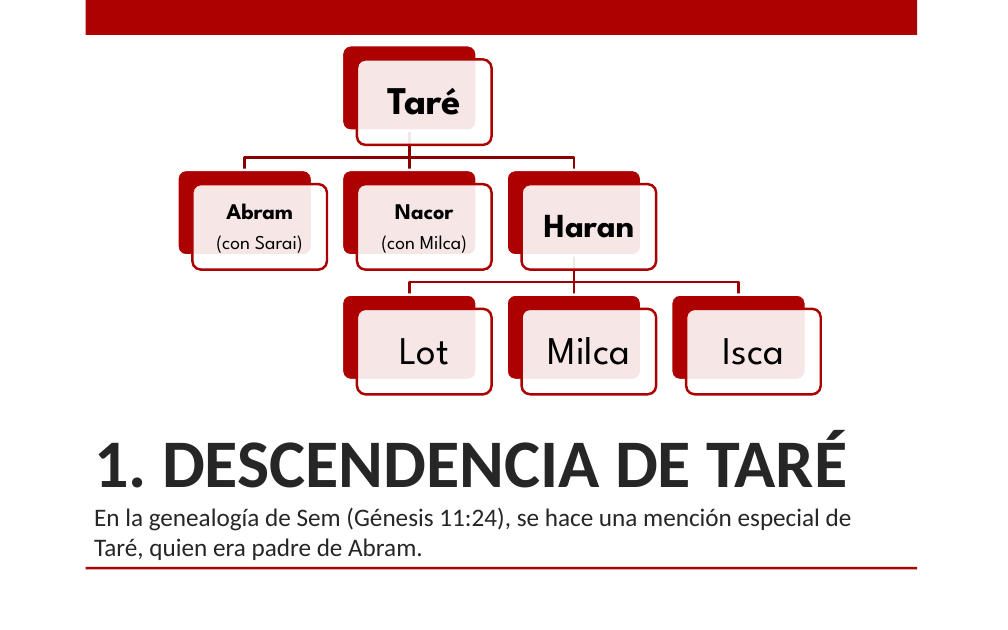
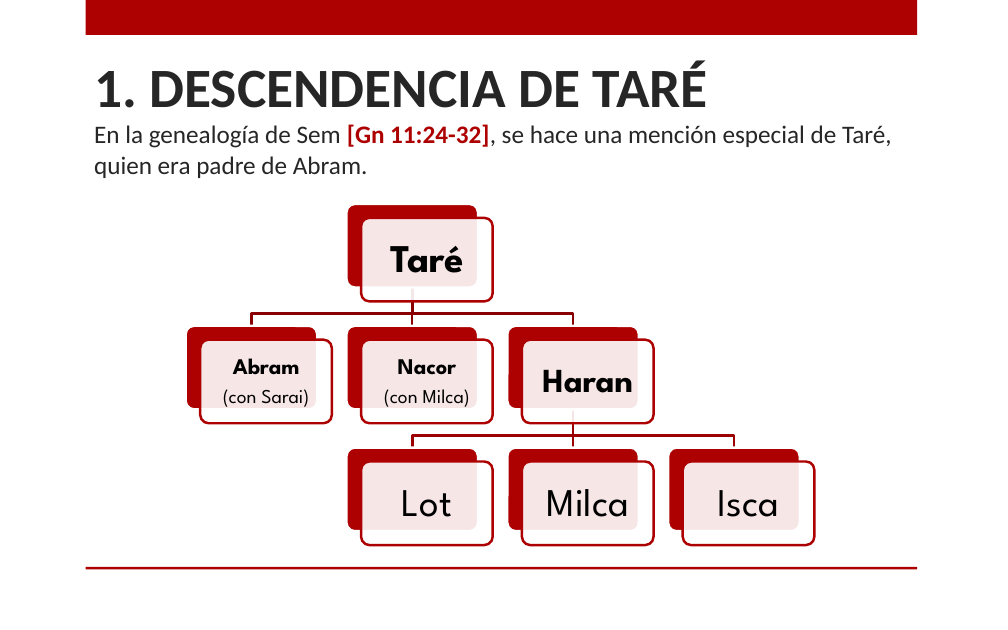
Before and after one commit to CreyTuning/documents, a slide deck: slide 3 of slideshow/Estudios Biblicos/3.-Genesis_1.pptx. Drawn at 1008x630 pixels with LibreOffice and Linux fonts; fonts in the diff are those of the drawing; background and template pictures are left out. Boxes give left, top, right and bottom in pixels: in the first picture for what was removed or moved away, otherwise in the second. Text is boxed around its words. In the diff, an @@ line names an element or a change of style, - is before the commit and + after.

```diff
--- a/slideshow/Estudios Biblicos/3.-Genesis_1.pptx
+++ b/slideshow/Estudios Biblicos/3.-Genesis_1.pptx
@@ title at bbox=[94, 61, 892, 178]: text changed @@
-1. DESCENDENCIA DE TARÉ
-En la genealogía de Sem (Génesis 11:24), se hace una mención especial de Taré, quien era padre de Abram.
+1. DESCENDENCIA DE TARÉ
+En la genealogía de Sem [Gn 11:24-32], se hace una mención especial de Taré, quien era padre de Abram.
@@ freeform shape removed at bbox=[245, 131, 409, 170] @@
@@ rounded rectangle: place and size @@
-rounded rectangle at bbox=[342, 170, 477, 256]
+rounded rectangle at bbox=[347, 204, 479, 287]
@@ rounded rectangle: place and size @@
-rounded rectangle at bbox=[357, 184, 492, 270]
+rounded rectangle at bbox=[361, 218, 493, 301]
@@ text "Taré": place and size @@
-text "Taré" at bbox=[388, 88, 461, 115]
+text "Taré" at bbox=[390, 246, 463, 273]
@@ freeform shape: place and size @@
-freeform shape at bbox=[409, 131, 574, 170]
+freeform shape at bbox=[251, 287, 412, 326]
@@ 2 texts, 1 freeform shape: place and size @@
-2 texts, 1 freeform shape at bbox=[381, 131, 467, 365]
+2 texts, 1 freeform shape at bbox=[384, 287, 470, 517]
@@ 2 rounded rectangles, 1 freeform shape: place and size @@
-2 rounded rectangles, 1 freeform shape at bbox=[342, 255, 574, 394]
+2 rounded rectangles, 1 freeform shape at bbox=[347, 287, 574, 423]
@@ freeform shape at bbox=[412, 287, 574, 326]: outline #9D0101 1.75 pt to #8B0101 1.75 pt @@
@@ rounded rectangle: place and size @@
-rounded rectangle at bbox=[342, 45, 477, 131]
+rounded rectangle at bbox=[185, 326, 318, 409]
@@ rounded rectangle: place and size @@
-rounded rectangle at bbox=[507, 294, 642, 380]
+rounded rectangle at bbox=[507, 326, 639, 409]
@@ rounded rectangle: place and size @@
-rounded rectangle at bbox=[521, 184, 656, 270]
+rounded rectangle at bbox=[201, 340, 333, 423]
@@ text "Abram": place and size @@
-text "Abram" at bbox=[216, 203, 303, 253]
+text "Abram" at bbox=[223, 358, 309, 407]
@@ rounded rectangle: place and size @@
-rounded rectangle at bbox=[521, 308, 656, 394]
+rounded rectangle at bbox=[522, 340, 654, 423]
@@ freeform shape added at bbox=[412, 409, 574, 448], outline #9D0101 1.75 pt @@
@@ 2 texts, 2 freeform shapes: place and size @@
-2 texts, 2 freeform shapes at bbox=[544, 214, 738, 365]
+2 texts, 2 freeform shapes at bbox=[542, 369, 735, 517]
@@ rounded rectangle: place and size @@
-rounded rectangle at bbox=[177, 170, 312, 256]
+rounded rectangle at bbox=[347, 448, 479, 531]
@@ rounded rectangle: place and size @@
-rounded rectangle at bbox=[507, 170, 642, 256]
+rounded rectangle at bbox=[507, 448, 639, 531]
@@ rounded rectangle: place and size @@
-rounded rectangle at bbox=[671, 294, 806, 380]
+rounded rectangle at bbox=[668, 448, 800, 531]
@@ rounded rectangle: place and size @@
-rounded rectangle at bbox=[357, 59, 492, 145]
+rounded rectangle at bbox=[361, 462, 493, 545]
@@ rounded rectangle: place and size @@
-rounded rectangle at bbox=[193, 184, 328, 270]
+rounded rectangle at bbox=[522, 462, 654, 545]
@@ rounded rectangle: place and size @@
-rounded rectangle at bbox=[686, 308, 822, 394]
+rounded rectangle at bbox=[682, 462, 814, 545]
@@ text "Isca": place and size @@
-text "Isca" at bbox=[723, 338, 784, 365]
+text "Isca" at bbox=[718, 490, 779, 517]
```
Also in this commit, not shown: 10 other slides changed, 1 other file.
